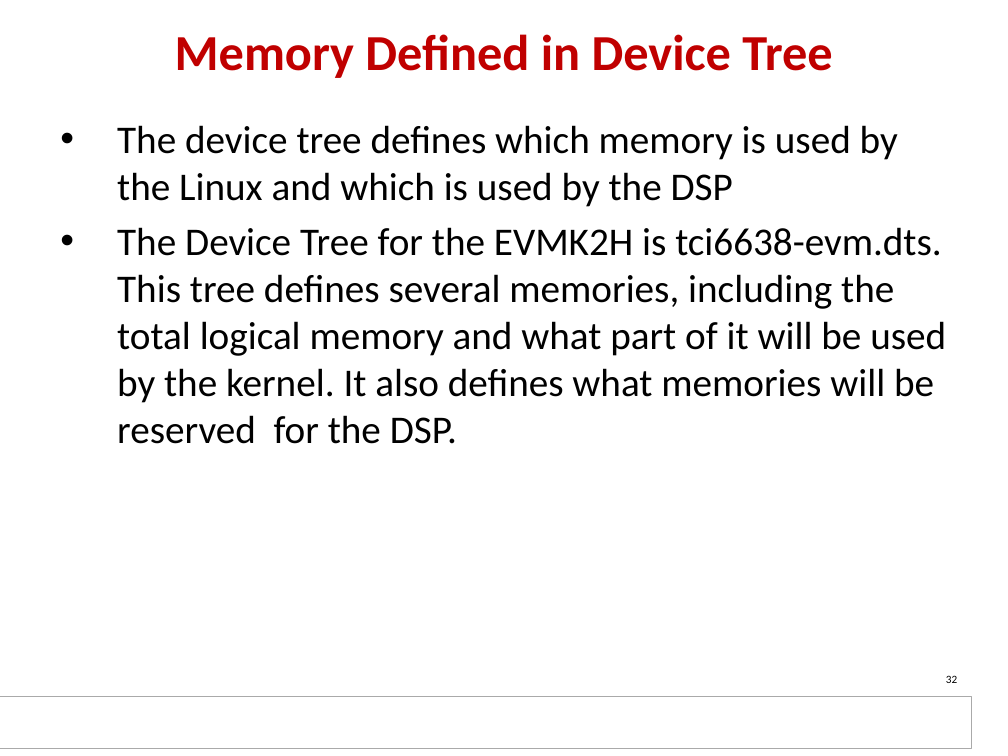
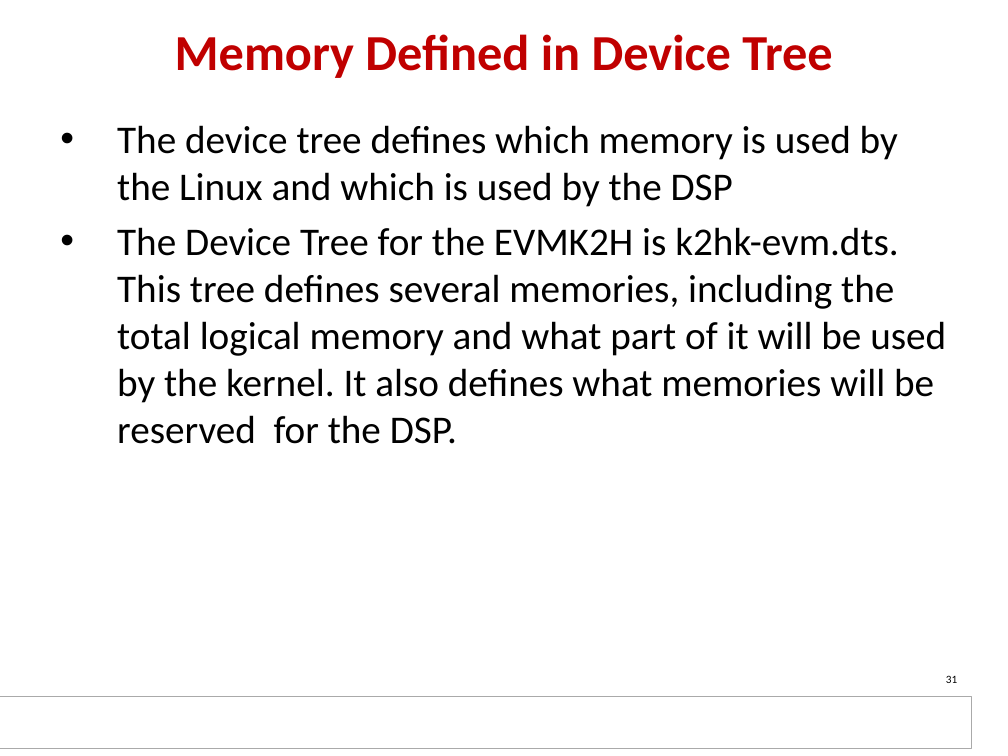
Before and after one commit to hari1989/keystone-workshop, a slide deck: slide 31 of slides/KeyStone ARM DSP.pptx (slide 32 before the commit). Drawn at 1008x756 pixels with LibreOffice and Linux fonts; fonts in the diff are those of the drawing; background and template pictures are left out. Boxes give left, top, right and bottom in pixels: in the first picture for what was removed or moved away, otherwise in the second. Text is boxed around its words. In the diff, an @@ line names an element or a change of style, - is before the commit and + after.

```diff
--- a/slides/KeyStone ARM DSP.pptx
+++ b/slides/KeyStone ARM DSP.pptx
@@ text at box(117, 227, 946, 444): text changed @@
-• The Device Tree for the EVMK2H is tci6638-evm.dts. This tree defines several memories, including the total logical memory and what part of it will be used by the kernel. It also defines what memories will be reserved for the DSP.
+• The Device Tree for the EVMK2H is k2hk-evm.dts. This tree defines several memories, including the total logical memory and what part of it will be used by the kernel. It also defines what memories will be reserved for the DSP.
@@ page number at box(946, 675, 957, 683): text changed @@
-32
+31
```
Also in this commit, not shown: 15 other slides changed, 8 slides added, 15 slides removed.
